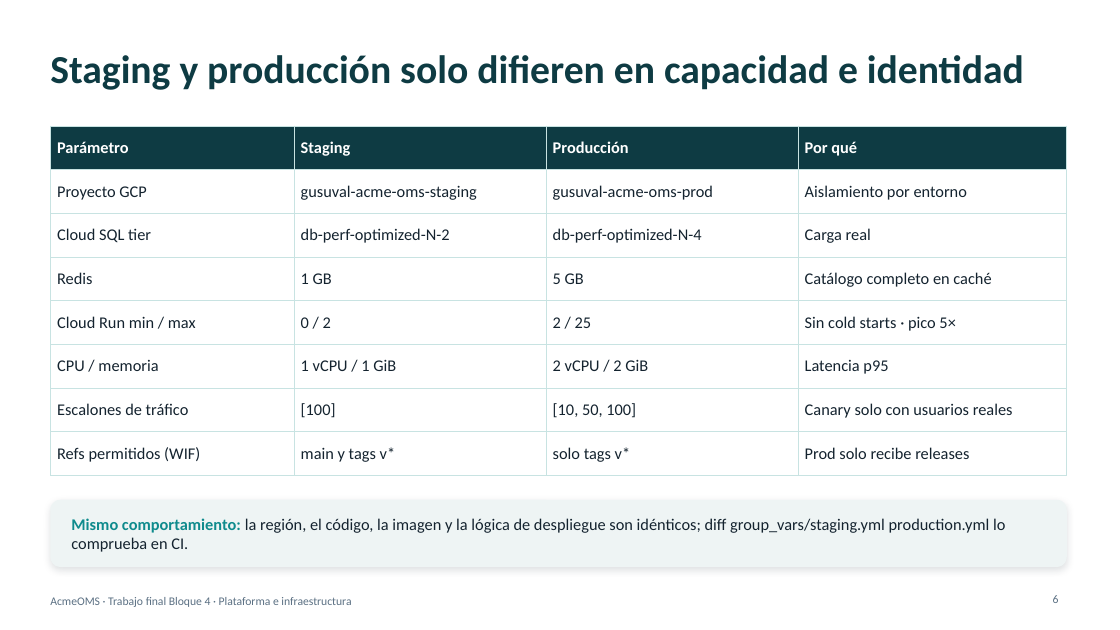
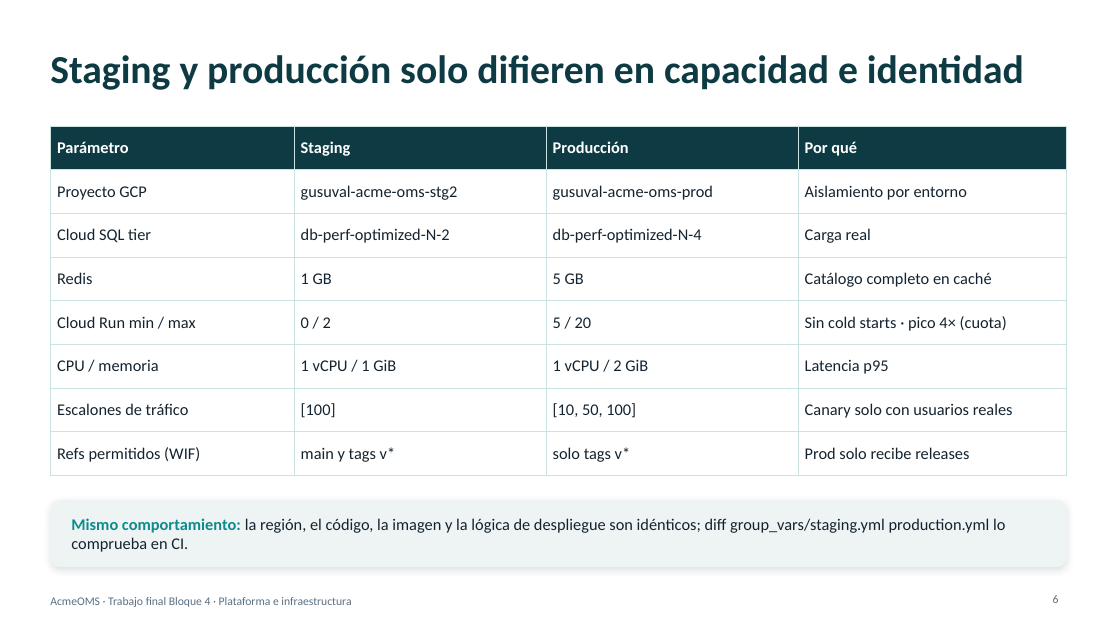
Before and after one commit to gusuval/oms-platform, a slide deck: slide 6 of doc/AcmeOMS-plataforma-e-infraestructura.pptx. Drawn at 1120x630 pixels with LibreOffice and Linux fonts; fonts in the diff are those of the drawing. Boxes give left, top, right and bottom in pixels: in the first picture for what was removed or moved away, otherwise in the second. Text is boxed around its words. In the diff, an @@ line names an element or a change of style, - is before the commit and + after.

```diff
--- a/doc/AcmeOMS-plataforma-e-infraestructura.pptx
+++ b/doc/AcmeOMS-plataforma-e-infraestructura.pptx
@@ table at <box>50,126,1067,466</box> @@
-row 2, column 2: gusuval-acme-oms-staging
+row 2, column 2: gusuval-acme-oms-stg2
-row 5, column 3: 2 / 25
+row 5, column 3: 5 / 20
-row 5, column 4: Sin cold starts · pico 5×
+row 5, column 4: Sin cold starts · pico 4× (cuota)
-row 6, column 3: 2 vCPU / 2 GiB
+row 6, column 3: 1 vCPU / 2 GiB
```
Also in this commit, not shown: 4 other slides changed, 1 slide added.
